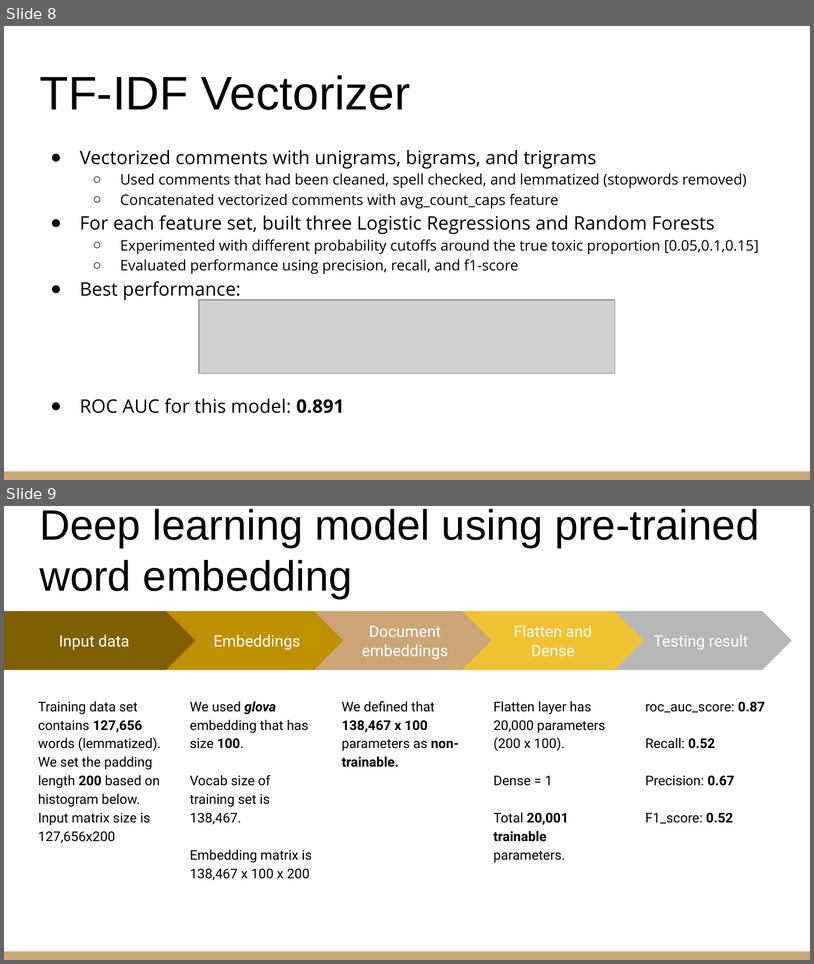
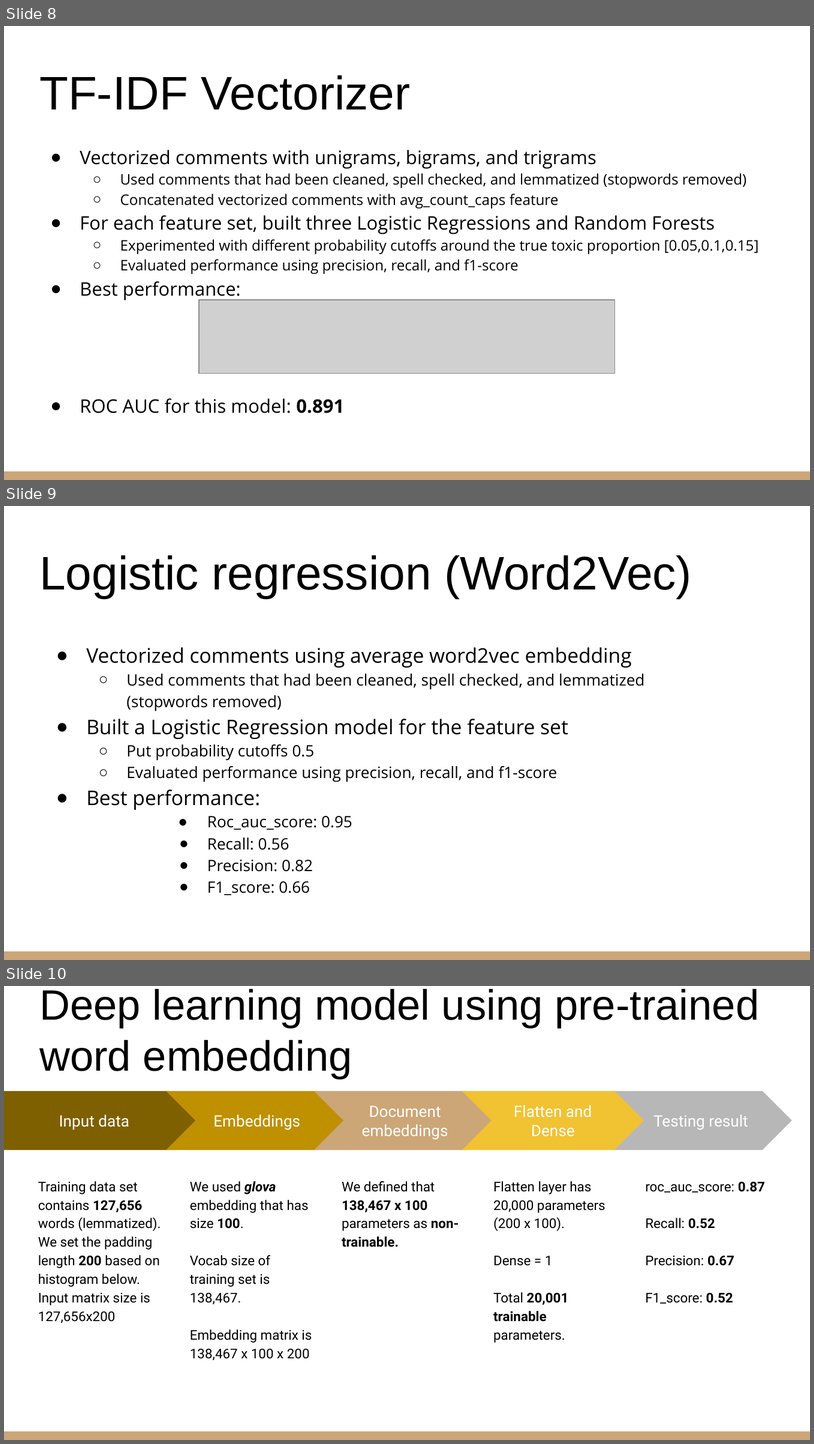
Before and after one commit to sudhanshurai360/NLP_final_project_Fall_2022, a slide deck: NLP Presentation.pptx. Shown one above the other, each under a label of ours: slides 8 and 9 before the commit, slides 8, 9 and 10 after it. The pictures are 814x964 and 814x1444 pixels, drawn with LibreOffice and Linux fonts; fonts in the diff are those of the drawing; grey boxes stand for pictures. Boxes give left, top, right and bottom in pixels: in the first picture for what was removed or moved away, otherwise in the second. Text is boxed around its words. In the diff, an @@ line names an element or a change of style, - is before the commit and + after.

```diff
--- a/NLP Presentation.pptx
+++ b/NLP Presentation.pptx
@@ slide 9 added at [4,506,810,960], background #FFFFFF; not listed: 1 template element that a slide beside it also shows @@
@@ title added at [39,555,692,599], 42 pt, text #000000 @@
+Logistic regression (Word2Vec)
@@ text added at [86,647,645,895], 14 pt, text #000000 @@
+● Vectorized comments using average word2vec embedding
+  ○ Used comments that had been cleaned, spell checked, and lemmatized (stopwords removed)
+● Built a Logistic Regression model for the feature set
+  ○ Put probability cutoffs 0.5
+  ○ Evaluated performance using precision, recall, and f1-score
+● Best performance:
+      ● Roc_auc_score: 0.95
+      ● Recall: 0.56
+      ● Precision: 0.82
+      ● F1_score: 0.66
@@ what was slide 9 is now slide 10 @@
```
Also in this commit, not shown: 5 slides changed, 2 other slides added, 1 slide removed.
